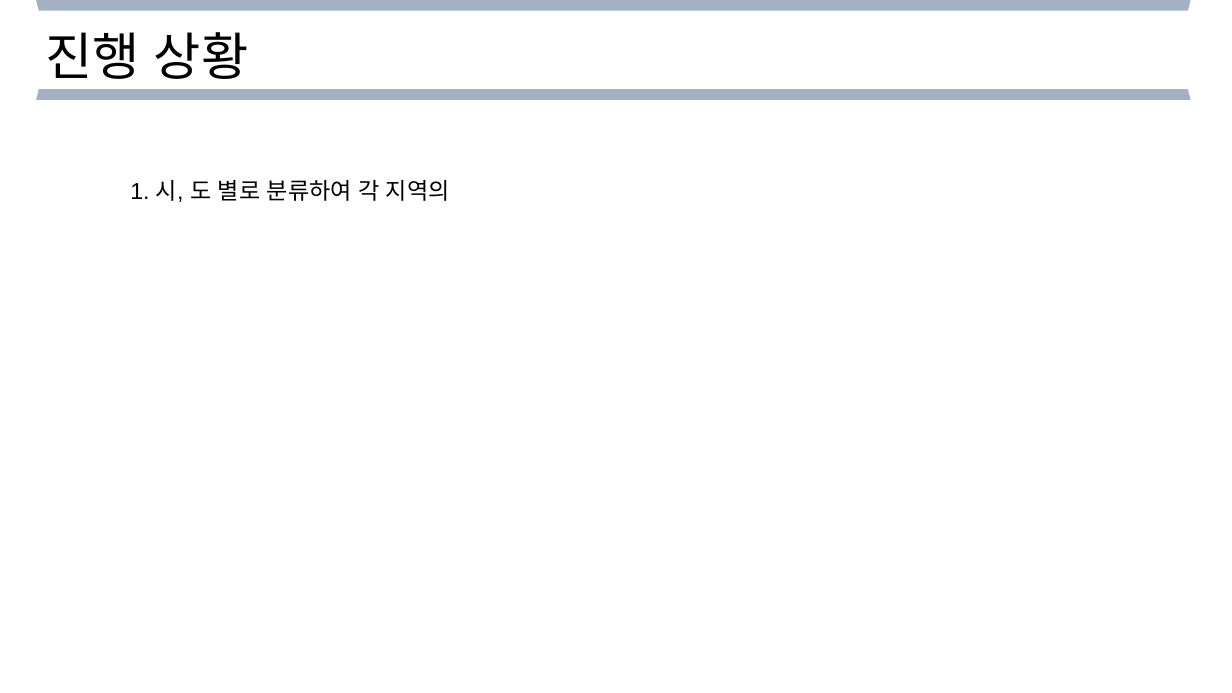
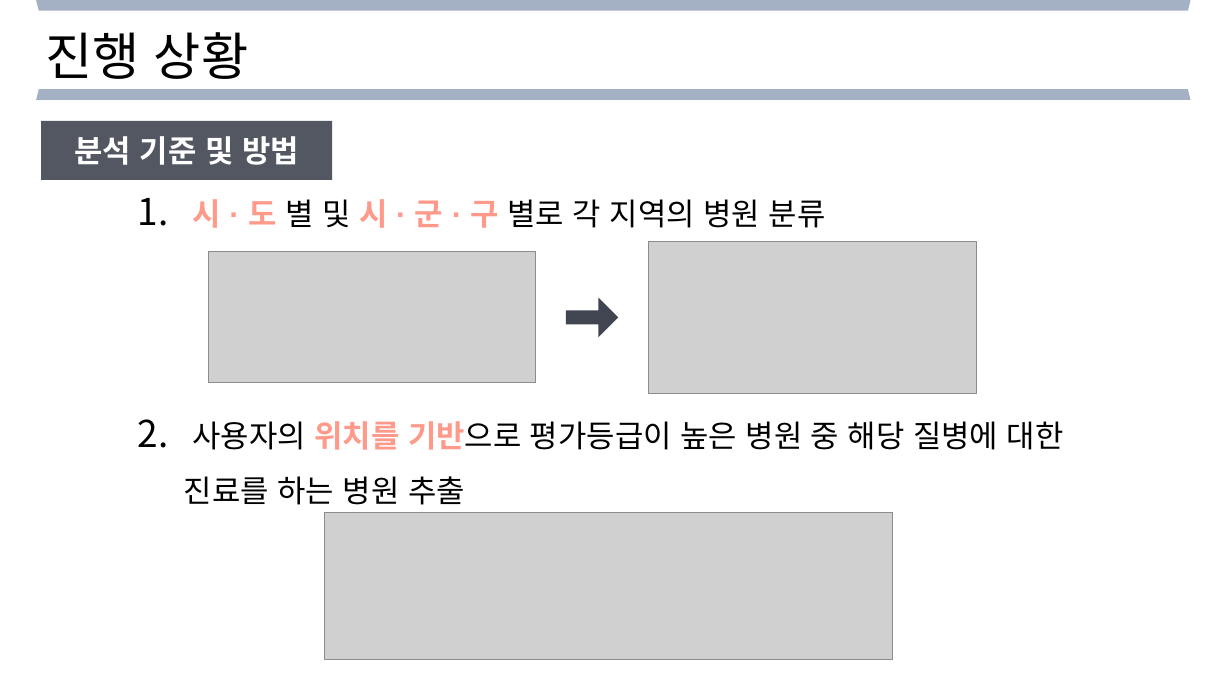
Before and after one commit to Helloworldist/MediWeb, a slide deck: slide 9 of ppt/4주차 발표_3조.pptx. Drawn at 1232x693 pixels with LibreOffice and Linux fonts; fonts in the diff are those of the drawing; grey boxes stand for pictures. Boxes give left, top, right and bottom in pixels: in the first picture for what was removed or moved away, otherwise in the second. Text is boxed around its words. In the diff, an @@ line names an element or a change of style, - is before the commit and + after.

```diff
--- a/ppt/4주차 발표_3조.pptx
+++ b/ppt/4주차 발표_3조.pptx
@@ rectangle added at bbox=[42, 121, 333, 180], fill #404551 at 90% opacity, 24 pt, text #FFFFFF, bold @@
+분석 기준 및 방법
@@ text at bbox=[184, 199, 1064, 505]: text changed; size 18 to 24 pt @@
-1. 시, 도 별로 분류하여 각 지역의
+1. 시 · 도 별 및 시 · 군 · 구 별로 각 지역의 병원 분류
+2. 사용자의 위치를 기반으로 평가등급이 높은 병원 중 해당 질병에 대한 진료를 하는 병원 추출
@@ picture added at bbox=[209, 252, 536, 384] @@
@@ picture added at bbox=[649, 241, 976, 394] @@
@@ right arrow added at bbox=[566, 298, 618, 337], fill #404551 @@
@@ picture added at bbox=[325, 512, 893, 659] @@
```
Also in this commit, not shown: 2 other slides changed, 1 slide removed.
